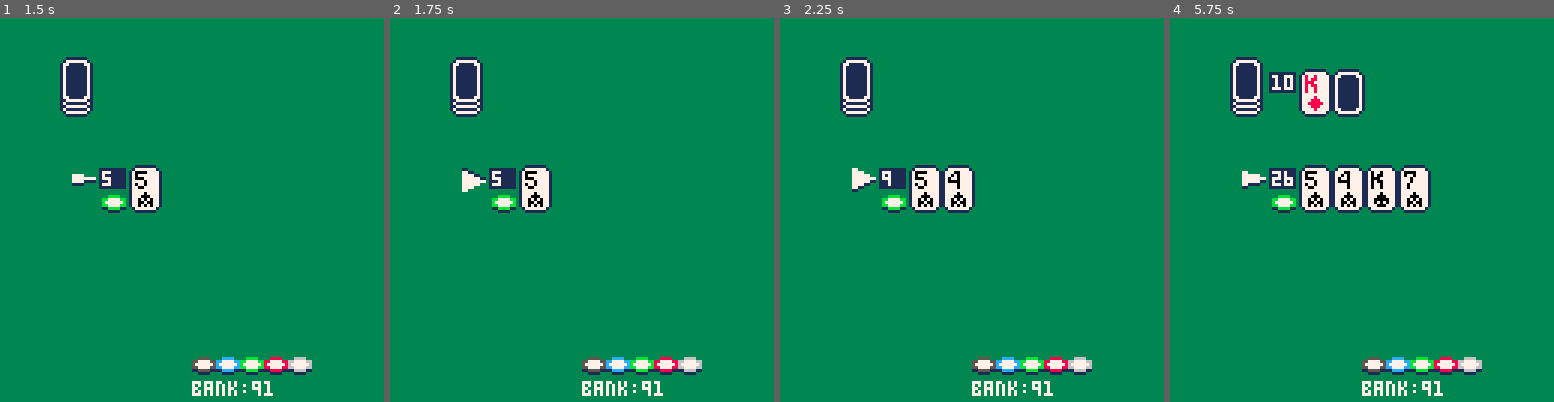
Above: before the commit, frames 1-4 (left to right).
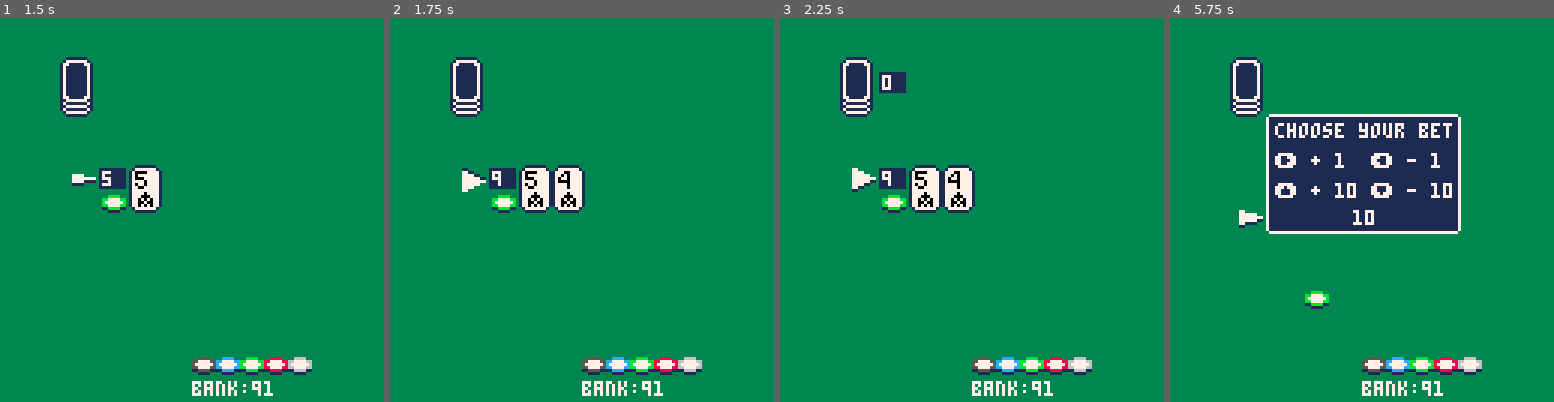
Above: after the commit, the same moments.

Repository: UA-koval/blackjack-pico-8
Game: PICO-8 cartridge blackjack.p8
Two runs of this game, one before a commit and one after it. Both use one fixed random seed, a clock stepped at 60 frames per second and the inputs below.
Inputs:
- Up to frame 1 (1.5 s): tap X (X key) at 0.33, 1.07 s; tap O (Z key) at 0.7 s
- Up to frame 2 (1.75 s): hold Right from 1.6 s (still down); tap O (Z key) at 1.7 s
- Up to frame 3 (2.25 s): tap X (X key) at 1.85 s; release Right at 2.1 s; tap O (Z key) at 2.1 s; hold Up from 2.15 s (still down)
- Up to frame 4 (5.75 s): release Up at 2.42 s; hold Right 2.47-3.03 s; tap O (Z key) every 0.4 s from 2.5 to 5.7 s; tap X (X key) at 2.97, 4.08, 5.2 s; hold Left 3.08-3.58 s; hold Down 3.63-3.97 s; hold Right 4.02-4.68 s; hold Up 4.73-5.03 s; hold Left 5.08-5.68 s; hold Down from 5.73 s (still down)

Frame 1 is identical in both runs. In frame 2, 1.0% of the frame differs, in the area x 26-51%, y 38-51%; in frame 3, 0.4%; in frame 4, 17%, in the area x 17-76%, y 13-76%.

Commit message:
Added Skip slow stage function

Diff:
--- a/blackjack.p8
+++ b/blackjack.p8
@@ -392,6 +392,9 @@
 -->8
 -- stage functions
 function update_stage()
+
+-- skip slow stage
+if (btnp(4)) frame_counter=20
 
 slow_stages = {3,4,6,7,8}
 if del(slow_stages,stage)==stage then
